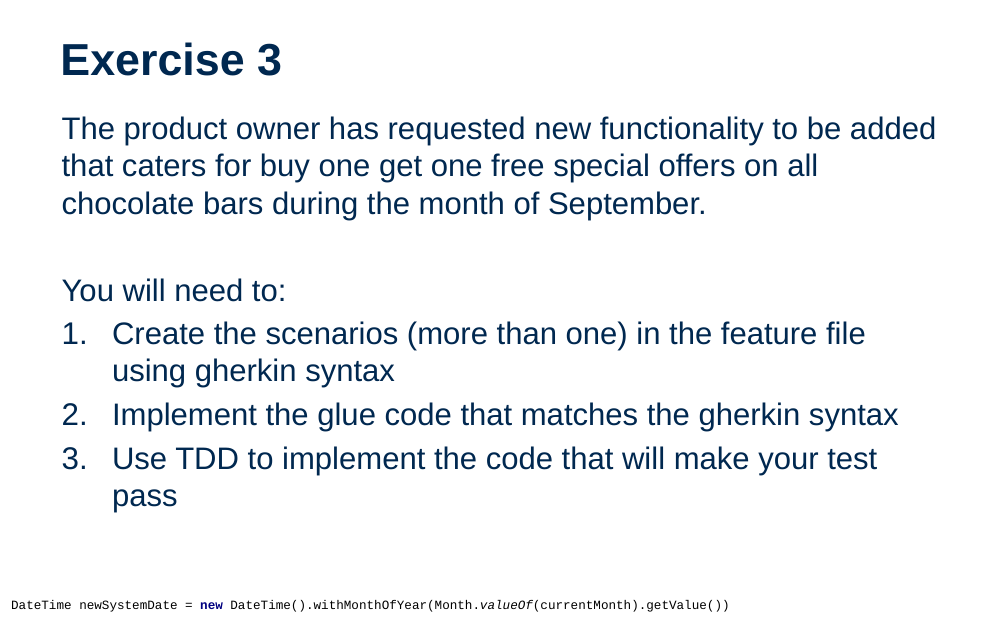
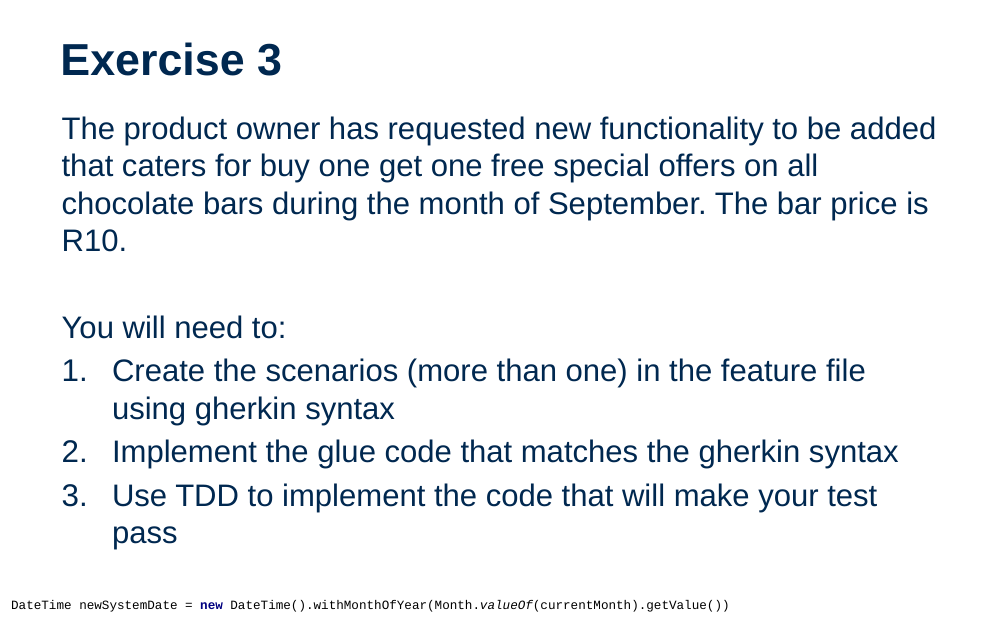
Before and after one commit to ulrich-matthiae/Dojo_BDD, a slide deck: slide 13 of content/Entelect - BDD and Cucumber Dojo - 2017 (1).pptx. Drawn at 1008x630 pixels with LibreOffice and Linux fonts; fonts in the diff are those of the drawing; background and template pictures are left out. Boxes give left, top, right and bottom in pixels: in the first picture for what was removed or moved away, otherwise in the second. Text is boxed around its words. In the diff, an @@ line names an element or a change of style, - is before the commit and + after.

Commit message:
updated slides

```diff
--- a/content/Entelect - BDD and Cucumber Dojo - 2017 (1).pptx
+++ b/content/Entelect - BDD and Cucumber Dojo - 2017 (1).pptx
@@ text at [62,116,936,252]: text changed @@
-The product owner has requested new functionality to be added that caters for buy one get one free special offers on all chocolate bars during the month of September.
+The product owner has requested new functionality to be added that caters for buy one get one free special offers on all chocolate bars during the month of September. The bar price is R10.
```
Also in this commit, not shown: 2 other slides changed, 1 other file.
